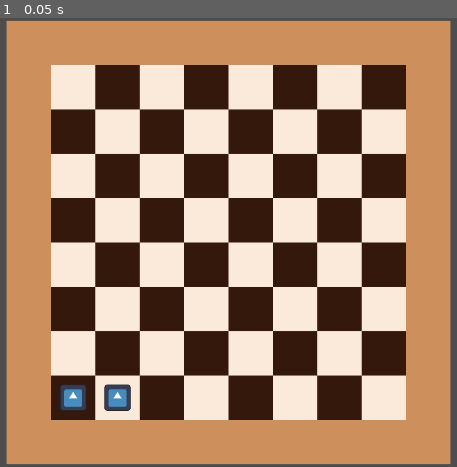
Above: before the commit, frame 1.
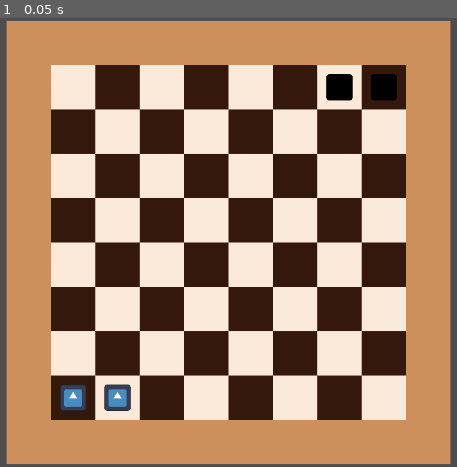
Above: after the commit, the same moment.

Repository: LStace/Chess-Godot-4
Game: Godot game, scene res://Scenes/Main.tscn
Two runs of this game, one before a commit and one after it. Both use one fixed random seed, a clock stepped at 60 frames per second and the inputs below. The engine's default icon, where the game draws it, is replaced by a stand-in: a white triangle on a blue panel in a dark square.
Inputs:
- Up to frame 1 (0.05 s): no input

The runs differ from the first frame. In frame 1, 0.7% of the frame differs, in the area x 71-87%, y 12-19%.

Commit message:
Added turn change
After a piece has finished moving, changes to the next player's turn.

Diff:
--- a/Scenes/Chess_Piece.tscn
+++ b/Scenes/Chess_Piece.tscn
@@ -17,4 +17,5 @@
 texture = ExtResource("1_rudg1")
 
 [node name="CollisionShape2D" type="CollisionShape2D" parent="."]
+visible = false
 shape = SubResource("RectangleShape2D_77mwc")
--- a/Scenes/Main.tscn
+++ b/Scenes/Main.tscn
@@ -217,4 +217,14 @@
 position = Vector2(-160, 224)
 startingTile = NodePath("../../Tiles/B1")
 
+[node name="BlackChessPiece" parent="Board/Pieces" node_paths=PackedStringArray("startingTile") instance=ExtResource("2_fbc2b")]
+position = Vector2(224, -224)
+startingTile = NodePath("../../Tiles/H8")
+isWhite = false
+
+[node name="BlackChessPiece2" parent="Board/Pieces" node_paths=PackedStringArray("startingTile") instance=ExtResource("2_fbc2b")]
+position = Vector2(160, -224)
+startingTile = NodePath("../../Tiles/G8")
+isWhite = false
+
 [node name="Camera2D" type="Camera2D" parent="."]
--- a/Scripts/Board.gd
+++ b/Scripts/Board.gd
@@ -33,6 +33,7 @@
 
 func _on_Tile_Clicked(tile, tilePiece):
 	if tilePiece != null:
+		#Player can only select their pieces
 		if selectedPiece == null and whiteTurn == tilePiece.isWhite:
 			SelectPiece(tilePiece)
 		#add taking code later
@@ -40,9 +41,10 @@
 		movePiece(tile)
 
 #Signal connect from chess piece script
-#Deselects
-func _on_Chess_Piece_Deselect():
+#Deselects and changes turn
+func _on_Turn_Over():
 	DeselectPiece()
+	whiteTurn = !whiteTurn
 
 #Selects piece
 func SelectPiece(chessPiece):
@@ -52,7 +54,7 @@
 
 #Deselects piece
 func DeselectPiece():
-	if selectedPiece != null:
+	if selectedPiece != null and !selectedPiece.isMoving:
 		selectedPiece.isSelected = false
 		print(selectedPiece.name + " Deselected") #Debug
 		selectedPiece = null
--- a/Scripts/Chess_Piece.gd
+++ b/Scripts/Chess_Piece.gd
@@ -14,13 +14,16 @@
 @onready var chessBoard : TileMap = get_node("/root/Main/Board")
 
 #Signal to deselect piece
-signal Deselect(chessPiece)
+signal Turn_Over()
 
 func _ready():
 	#Sets piece up
 	$Sprite.texture = pieceSprite
 	global_position = startingTile.global_position
-	Deselect.connect(chessBoard._on_Chess_Piece_Deselect)
+	Turn_Over.connect(chessBoard._on_Turn_Over)
+
+	if !isWhite:
+		$Sprite.modulate = "000000"
 
 
 func _physics_process(delta):
@@ -28,6 +31,6 @@
 	if isMoving == true:
 		if targetTile.global_position == global_position:
 			isMoving = false
-			emit_signal("Deselect")
+			emit_signal("Turn_Over")
 		else:
 			global_position = global_position.move_toward(targetTile.global_position, 1000 * delta)
